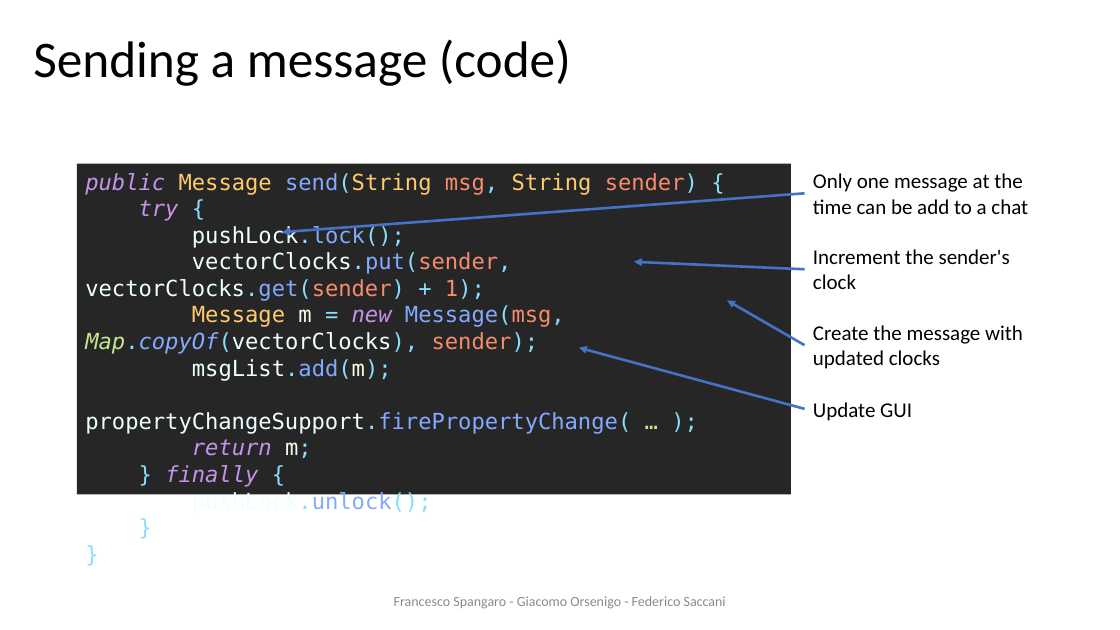
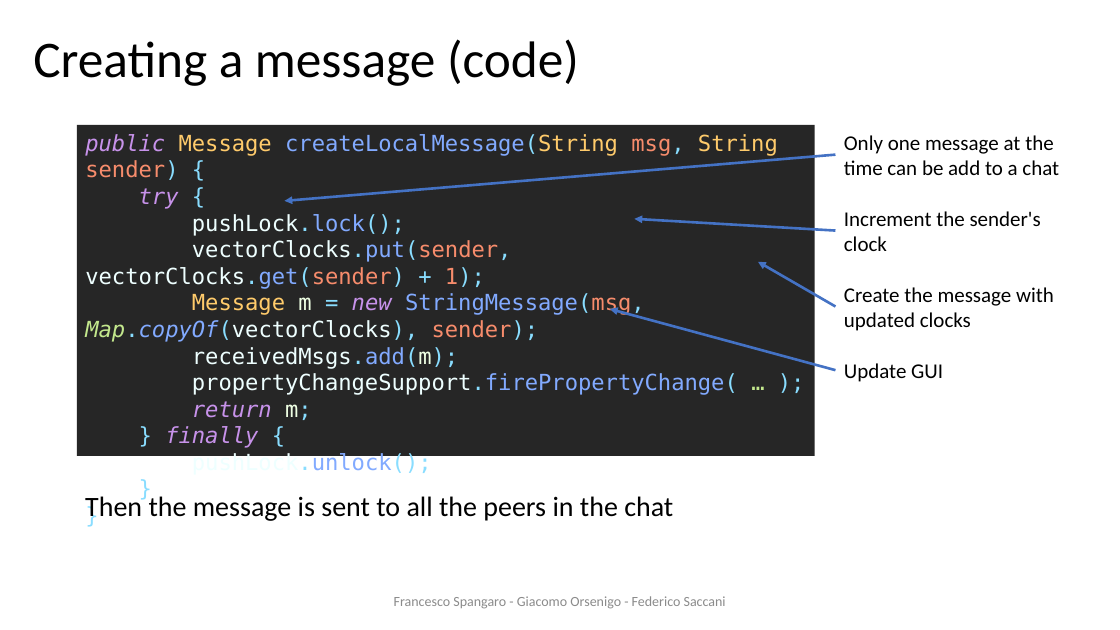
Before and after one commit to francescospangaro/HACOGroupChat, a slide deck: slide 13 of docs/presentazione ds.pptx (slide 12 before the commit). Drawn at 1120x630 pixels with LibreOffice and Linux fonts; fonts in the diff are those of the drawing; background and template pictures are left out. Boxes give left, top, right and bottom in pixels: in the first picture for what was removed or moved away, otherwise in the second. Text is boxed around its words. In the diff, an @@ line names an element or a change of style, - is before the commit and + after.

Commit message:
Add chat creation with fault slides

```diff
--- a/docs/presentazione ds.pptx
+++ b/docs/presentazione ds.pptx
@@ title at [33, 39, 579, 86]: text changed @@
-Sending a message (code)
+Creating a message (code)
@@ rectangle "public Message createLocalMessage(String msg, String ...": place and size @@
-rectangle "public Message createLocalMessage(String msg, String ..." at [77, 164, 791, 495]
+rectangle "public Message createLocalMessage(String msg, String ..." at [77, 125, 815, 456]
@@ text in rectangle at [85, 134, 778, 448]: text changed @@
-public Message send(String msg, String sender) {
-try {
-pushLock.lock();
-vectorClocks.put(sender, vectorClocks.get(sender) + 1);
-Message m = new Message(msg, Map.copyOf(vectorClocks), sender);
-msgList.add(m);
-propertyChangeSupport.firePropertyChange( … );
-return m;
-} finally {
-pushLock.unlock();
-}
-}
+public Message createLocalMessage(String msg, String sender) {
+try {
+pushLock.lock();
+vectorClocks.put(sender, vectorClocks.get(sender) + 1);
+Message m = new StringMessage(msg, Map.copyOf(vectorClocks), sender);
+receivedMsgs.add(m);
+propertyChangeSupport.firePropertyChange( … );
+return m;
+} finally {
+pushLock.unlock();
+}
+}
@@ arrow moved from (805, 193) - (281, 232) to (836, 155) - (285, 201) @@
@@ arrow moved from (805, 270) - (634, 262) to (836, 231) - (634, 219) @@
@@ 4 texts, 2 arrows: place and size @@
-4 texts, 2 arrows at [579, 173, 1028, 421]
+4 texts, 2 arrows at [610, 135, 1059, 382]
@@ text added at [85, 496, 673, 523], 24 pt, text #000000 @@
+Then the message is sent to all the peers in the chat
```
Also in this commit, not shown: 2 other slides changed, 4 slides added, 1 slide removed.
